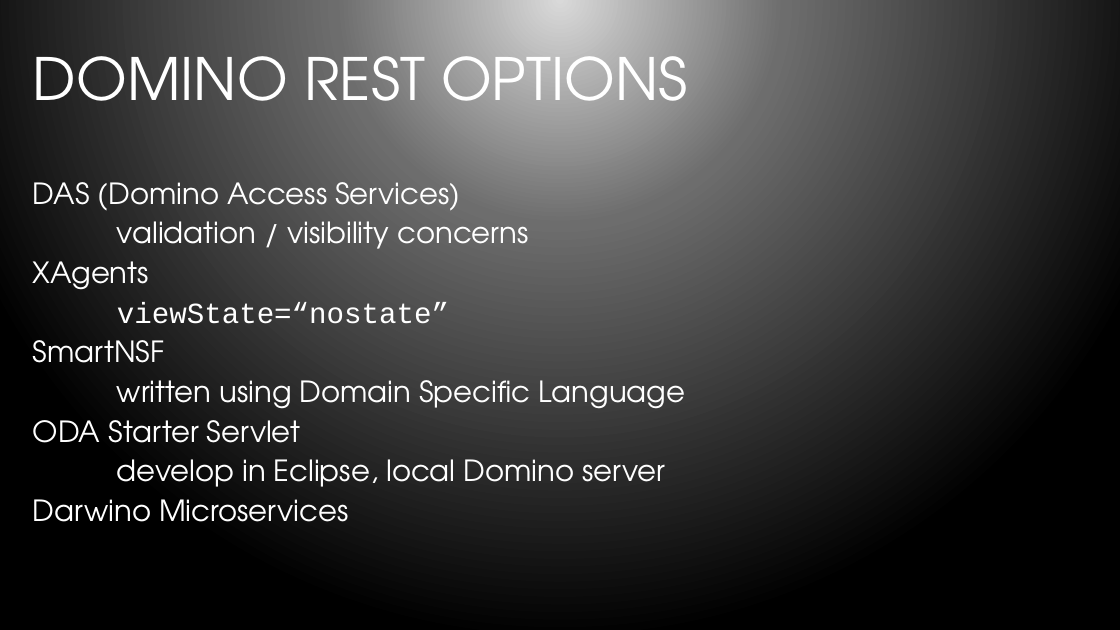
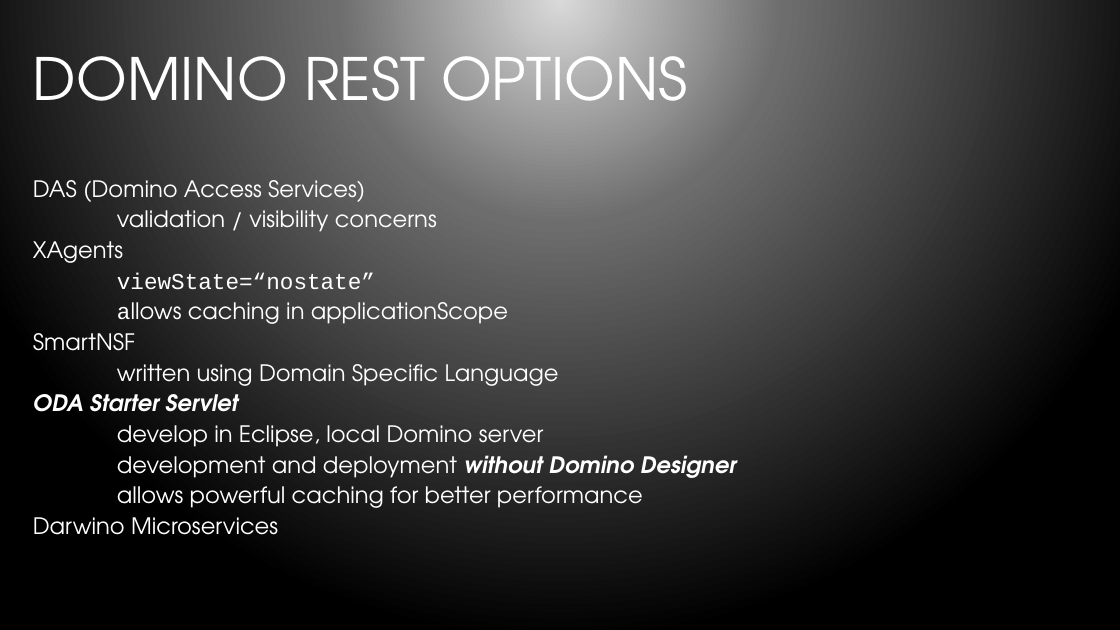
Before and after one commit to bleedingcode/domino-js-masterclass, a slide deck: slide 12 of presentation/8598 Domino and JS.pptx. Drawn at 1120x630 pixels with LibreOffice and Linux fonts; fonts in the diff are those of the drawing; background and template pictures are left out. Boxes give left, top, right and bottom in pixels: in the first picture for what was removed or moved away, otherwise in the second. Text is boxed around its words. In the diff, an @@ line names an element or a change of style, - is before the commit and + after.

Commit message:
Final update

```diff
--- a/presentation/8598 Domino and JS.pptx
+++ b/presentation/8598 Domino and JS.pptx
@@ text at box(33, 180, 559, 535): size 25 to 19.4 pt in "DAS (Domino Access Services)", "validation / visibility concerns", "XAgents", "viewState=“nostate”" and 5 more places; bold on, italic on in "ODA Starter Servlet"; line spacing 0.8 to 0.7 @@
@@ text at box(117, 302, 508, 324): paragraph added @@
+allows caching in applicationScope
@@ text at box(117, 455, 736, 508): paragraphs added @@
+development and deployment without Domino Designer
+allows powerful caching for better performance
```
